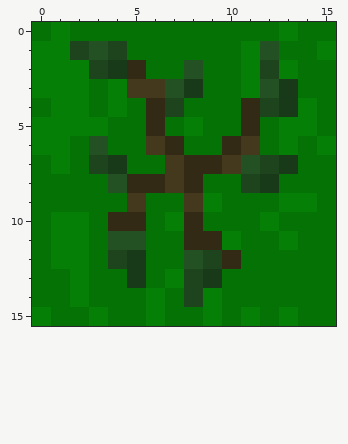
Two states of a pixel-art sprite, res/sapling2.png. The picture above was drawn from the file before the commit.
The file is 16x16 pixels. Colours within 5 levels of each other are drawn and written as one.
The result:
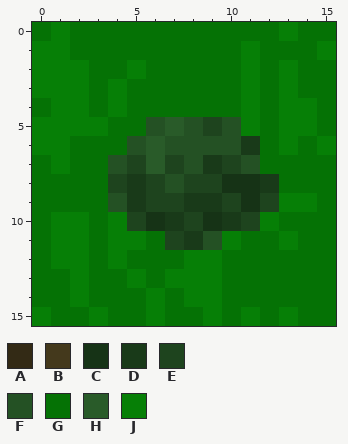
Palette (. is transparent): A #332a15  B #44391c  C #163316  D #193a19  E #1e441e  F #245124  G #057205  H #295b29  J #067f06
Diff:
Changed rows in their new state; - is an unchanged pixel.
first column x 2:
 1 GGG-------G-
 2 -GGJ--G---G-
 3 ---GGGG---GJ
 4 ----GG---JGJ
 5 ----FHFEFJ--
 6 -G-FHFFFFD--
 7 -GFEHEFDE-GG
 8 --EDEFEECC--
 9 --FDEEDDECE-
10 --JECDECDE--
11 --JJ-EDF----
12 --JG--JJG---
13 ---J--JJ----
14 ------J-----
Changed places in both pictures, as pixel boxes (x1, y1, x2, y2):
changed: (70, 41, 298, 307)
